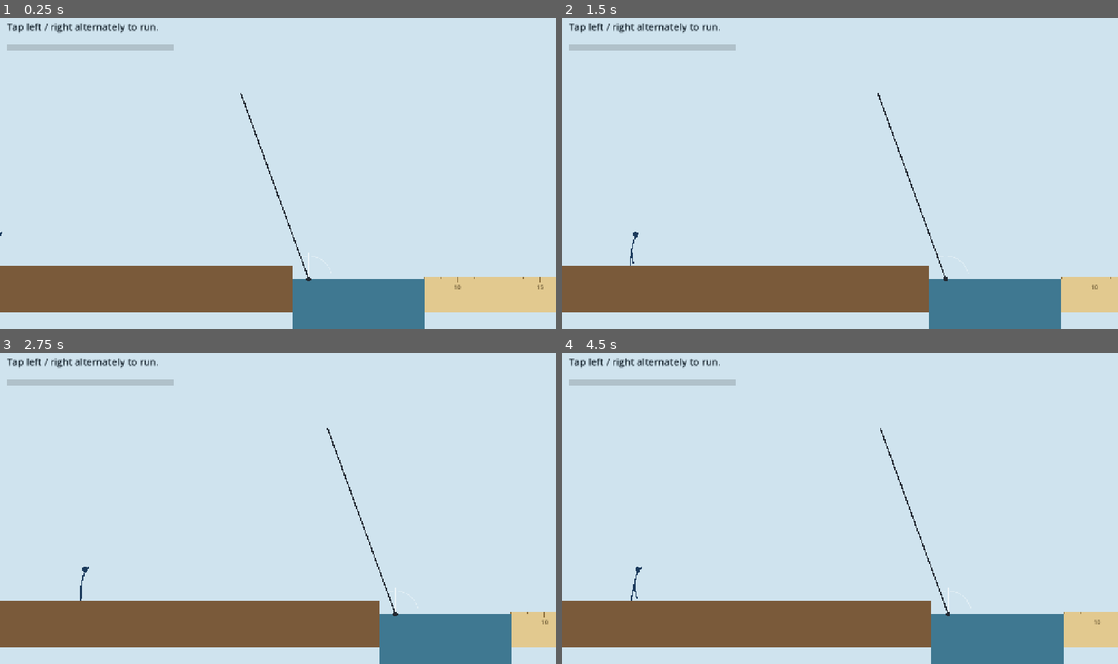
Above: before the commit, frames 1-4 (two rows, left to right).
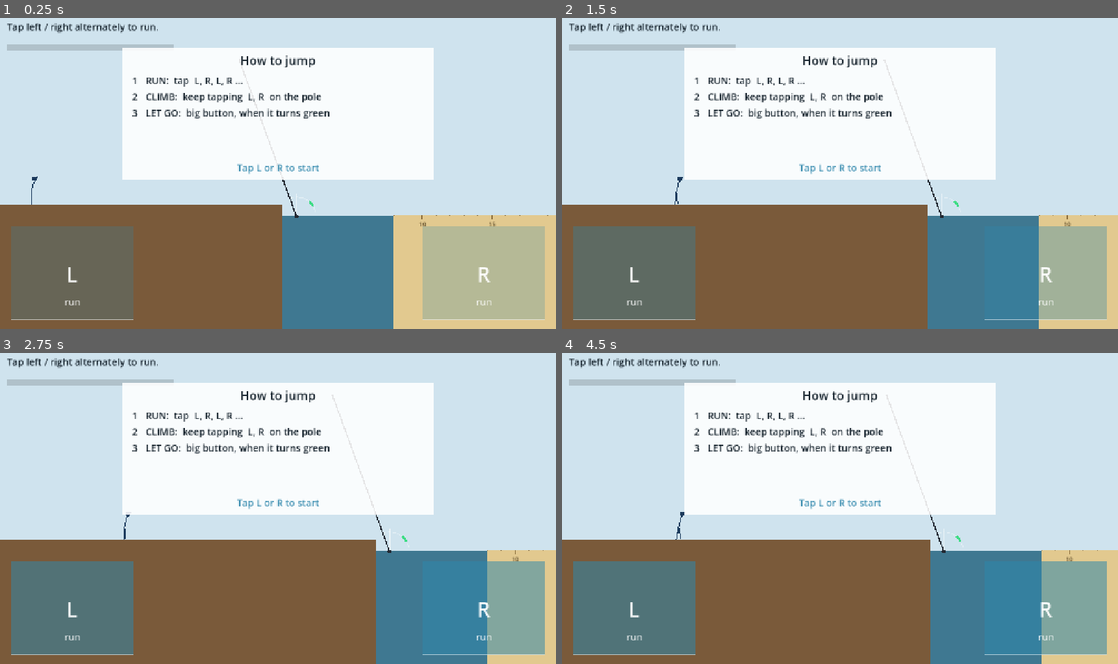
Above: after the commit, the same moments.

Repository: randaladams/fierljeppen
Game: Godot game, scene res://scenes/main.tscn
Same seed, same stepped clock (60 frames per second), same inputs: the game is played once before the commit and once after it.
Inputs (mouse positions are in pixels of both pictures, inside the frame that each line leads up to):
- Up to frame 1 (0.25 s): no input
- Up to frame 2 (1.5 s): tap Enter at 0.5 s; move the mouse to (962, 157) at 0.52 s; hold Right 0.53-1.28 s; tap R at 0.6, 1.35 s; click (962, 157) at 0.67 s; tap Space at 0.77 s; move the mouse to (728, 189) at 1.27 s; hold Left from 1.28 s (still down)
- Up to frame 3 (2.75 s): tap Space at 1.52 s; move the mouse to (333, 440) at 2.02 s; release Left at 2.03 s; hold Right from 2.03 s (still down); tap R at 2.1 s
- Up to frame 4 (4.5 s): move the mouse to (812, 570) at 2.77 s; release Right at 2.78 s; hold Up 2.78-3.53 s; tap R at 2.85, 3.6, 4.35 s; click (812, 570) at 2.92 s; tap Space at 3.02, 3.77 s; move the mouse to (1006, 555) at 3.52 s; hold Left from 3.53 s (still down); move the mouse to (673, 461) at 4.27 s

The runs differ from the first frame. In frame 1, 54% of the frame differs, in the area x 0-100%, y 9-100%; in frame 2, 52%; in frame 3, 52%; in frame 4, 52%.

Commit message:
Make the controls discoverable on a phone
- Thumb pads in the bottom corners; the hand to tap next is lit.
- Slow motion and a CLIMB! banner when the jumper grabs the pole.
- Big LET GO button between the thumbs that turns green (NOW!) in the
  release sweet spot; feedback on early / good / late timing.
- How-to card before the first run; hint when the pole was ridden down.
- Scene lifted above the thumb pads.

Co-Authored-By: Claude Opus 5.5 <noreply@anthropic.com>
Claude-Session: https://claude.ai/code/session_01MdPsbQZ7y4FoywgjyShmZR

Diff:
--- a/scripts/game.gd
+++ b/scripts/game.gd
@@ -3,11 +3,17 @@
 ## Everything is drawn with _draw() so the physics can be tuned before any art exists.
 ##
 ## Controls
-##   Touch: tap left / right half of the screen alternately to run and to climb.
-##          Tap the LET GO bar at the top to release.
+##   Touch: tap left / right half of the screen alternately to run and to climb
+##          (thumb pads in the bottom corners show which hand is next).
+##          Tap the round LET GO button, bottom centre, to release.
 ##   Keys:  Left/A and Right/D alternate, Space = start / let go, R = reset.
 
 enum State { READY, RUN, POLE, FLIGHT, RESULT }
+
+const SWEET_MIN := 0.7          # release sweet spot, pole angle past vertical (rad)
+const SWEET_MAX := 1.05
+const GRAB_SLOWMO_TIME := 0.9   # real seconds of slow motion after the grab
+const GRAB_SLOWMO_SCALE := 0.3
 
 const PHYSICS_HZ := 240.0
 const RUNWAY_LENGTH := 18.0
@@ -19,7 +25,6 @@
 const RUN_V_MIN := 2.0
 const RUN_TAP_GAIN := 0.15     # fraction of the gap to max speed per good step
 const RUN_DECAY := 0.25        # speed lost per second, as a fraction of speed
-const RELEASE_BAR := 0.2       # top fraction of the screen that means "let go"
 
 var sim := PoleSim.new()
 var state: State = State.READY
@@ -39,6 +44,10 @@
 var _accumulator := 0.0
 var _view_left := -8.0
 var _trail: PackedVector2Array = []
+var _slowmo_timer := 0.0
+var _banner := ""
+var _banner_timer := 0.0
+var _jumps := 0
 
 
 func _ready() -> void:
@@ -60,7 +69,7 @@
 func _unhandled_input(event: InputEvent) -> void:
 	if event is InputEventScreenTouch and event.pressed:
 		var size := get_viewport_rect().size
-		if state == State.POLE and event.position.y < size.y * RELEASE_BAR:
+		if state == State.POLE and _in_release_button(event.position, size):
 			_let_go()
 		else:
 			_on_hand(0 if event.position.x < size.x / 2.0 else 1)
@@ -108,9 +117,21 @@
 				reset()
 
 
-func _let_go() -> void:
+var _auto_released := false
+
+
+func _let_go(auto := false) -> void:
 	if state != State.POLE:
 		return
+	_auto_released = auto
+	if not auto:
+		if sim.theta < SWEET_MIN:
+			_banner = "Early!"
+		elif sim.theta <= SWEET_MAX:
+			_banner = "Good timing!"
+		else:
+			_banner = "A bit late"
+		_banner_timer = 1.0
 	jumper_pos = sim.hand_position()
 	jumper_vel = sim.release()
 	state = State.FLIGHT
@@ -119,7 +140,10 @@
 # -------------------------------------------------------------- physics ---
 
 func _process(delta: float) -> void:
-	_accumulator += minf(delta, 0.1)
+	var time_scale := GRAB_SLOWMO_SCALE if _slowmo_timer > 0.0 else 1.0
+	_slowmo_timer = maxf(0.0, _slowmo_timer - delta)
+	_banner_timer = maxf(0.0, _banner_timer - delta)
+	_accumulator += minf(delta, 0.1) * time_scale
 	var dt := 1.0 / PHYSICS_HZ
 	while _accumulator >= dt:
 		_tick(dt)
@@ -141,12 +165,15 @@
 				_grab_speed = run_speed
 				sim.grab(run_speed)
 				state = State.POLE
+				_slowmo_timer = GRAB_SLOWMO_TIME
+				_banner = "CLIMB!  keep tapping L · R"
+				_banner_timer = 1.4
 		State.POLE:
 			sim.step(dt)
 			if _trail.size() == 0 or _trail[-1].distance_to(sim.hand_position()) > 0.15:
 				_trail.append(sim.hand_position())
 			if sim.must_release():
-				_let_go()
+				_let_go(true)
 			elif sim.is_falling_back() and sim.theta < sim.start_lean - 0.15:
 				_finish(false, "Splash! The pole fell back.\nRun faster, or climb a little later.")
 		State.FLIGHT:
@@ -158,7 +185,8 @@
 			if feet.y <= 0.0:
 				if feet.x >= SAND_X:
 					best = maxf(best, feet.x)
-					_finish(true, "%.2f m" % feet.x)
+					var tip := "\nYou rode the pole down. Hit LET GO when it turns green." if _auto_released else ""
+					_finish(true, "%.2f m%s" % [feet.x, tip])
 				else:
 					_finish(false, "Splash! %.2f m — short of the sand.\nClimb higher before letting go." % maxf(feet.x, 0.0))
 		State.RESULT:
@@ -172,6 +200,7 @@
 	result_text = text
 	_result_timer = 0.0
 	sim.attached = false
+	_jumps += 1
 
 
 # ------------------------------------------------------------- drawing ---
@@ -182,11 +211,11 @@
 
 func _update_camera(delta: float) -> void:
 	var size := get_viewport_rect().size
-	_ppm = minf(size.x / 32.0, size.y * 0.74 / 14.0)
-	_ground_y = size.y * 0.84
-	var target := -7.0
+	_ppm = minf(size.x / 30.0, size.y * 0.58 / 13.0)
+	_ground_y = size.y * 0.64
+	var target := -10.0
 	if state == State.RUN or state == State.READY:
-		target = minf(-7.0, run_x - 5.0)
+		target = minf(-10.0, run_x - 9.0)
 	_view_left = lerpf(_view_left, target, clampf(delta * 4.0, 0.0, 1.0))
 
 
@@ -205,11 +234,11 @@
 		Vector2((SAND_X) * _ppm, size.y - water_top)), Color("#3f7891"))
 	# Jetty / runway
 	var jl := w2s(Vector2(-RUNWAY_LENGTH - 30.0, JETTY_HEIGHT))
-	var jr := w2s(Vector2(0, -2.0))
+	var jr := w2s(Vector2(0, -40.0))
 	draw_rect(Rect2(jl, jr - jl), Color("#7a5a3a"))
 	# Sand bed with distance marks
 	var sl := w2s(Vector2(SAND_X, 0.15))
-	var sr := w2s(Vector2(SAND_END + 20.0, -2.0))
+	var sr := w2s(Vector2(SAND_END + 20.0, -40.0))
 	draw_rect(Rect2(sl, sr - sl), Color("#e2c98f"))
 	for m in range(int(SAND_X), int(SAND_END) + 1):
 		var top := w2s(Vector2(m, 0.15))
@@ -225,6 +254,7 @@
 	# Training overlay: pole angle arc at the base
 	var base := w2s(sim.base_position())
 	draw_arc(base, 1.4 * _ppm, -PI / 2.0 + sim.start_lean, -PI / 2.0 + 1.35, 32, Color(1, 1, 1, 0.35), 2.0)
+	draw_arc(base, 1.4 * _ppm, -PI / 2.0 + SWEET_MIN, -PI / 2.0 + SWEET_MAX, 16, Color("#3ddc84"), 5.0)
 	draw_line(base, base - Vector2(0, 1.6 * _ppm), Color(1, 1, 1, 0.6), 1.5)
 
 	# Trail
@@ -307,10 +337,17 @@
 		draw_rect(bar, Color(0, 0, 0, 0.15))
 		draw_rect(Rect2(bar.position, Vector2(bar.size.x * run_speed / RUN_V_MAX, bar.size.y)), Color("#2e86ab"))
 
+	if state in [State.READY, State.RUN, State.POLE]:
+		_draw_thumb_pads(size, font, fs)
 	if state == State.POLE:
-		var r := Rect2(Vector2(size.x * 0.3, 0), Vector2(size.x * 0.4, size.y * RELEASE_BAR * 0.6))
-		draw_rect(r, Color(0.9, 0.35, 0.2, 0.25))
-		draw_string(font, r.position + Vector2(0, r.size.y * 0.65), "LET GO", HORIZONTAL_ALIGNMENT_CENTER, r.size.x, fs, Color("#a33a1a"))
+		_draw_release_button(size, font, fs)
+	if state == State.READY:
+		_draw_how_to(size, font, fs)
+
+	if _banner_timer > 0.0:
+		var a := clampf(_banner_timer / 0.3, 0.0, 1.0)
+		draw_string(font, Vector2(0, size.y * 0.3), _banner, HORIZONTAL_ALIGNMENT_CENTER, size.x,
+			int(fs * 1.8), Color(0.08, 0.13, 0.17, a))
 
 	if _fumble_flash > 0.0:
 		draw_string(font, Vector2(0, size.y * 0.45), "fumble!", HORIZONTAL_ALIGNMENT_CENTER, size.x, fs, Color(0.75, 0.1, 0.1, _fumble_flash / 0.3))
@@ -325,3 +362,88 @@
 			yy += (big if i == 0 else fs) + 10
 		if _result_timer > 0.6:
 			draw_string(font, Vector2(0, yy + 10), "tap to jump again", HORIZONTAL_ALIGNMENT_CENTER, size.x, fs, ink)
+
+
+# ------------------------------------------------------------ controls ---
+
+func _pad_rect(size: Vector2, hand: int) -> Rect2:
+	var w := size.x * 0.22
+	var h := size.y * 0.3
+	var x := size.x * 0.02 if hand == 0 else size.x * 0.98 - w
+	return Rect2(Vector2(x, size.y * 0.97 - h), Vector2(w, h))
+
+
+func _release_center(size: Vector2) -> Vector2:
+	return Vector2(size.x / 2.0, size.y * 0.8)
+
+
+func _release_radius(size: Vector2) -> float:
+	return size.y * 0.14
+
+
+func _in_release_button(pos: Vector2, size: Vector2) -> bool:
+	# Generous hit area: anywhere in the middle third of the lower half.
+	return pos.distance_to(_release_center(size)) < _release_radius(size) * 1.4 \
+		or (pos.y > size.y * 0.5 and absf(pos.x - size.x / 2.0) < size.x / 6.0)
+
+
+func _next_hand() -> int:
+	match state:
+		State.RUN:
+			return 1 - _last_run_hand
+		State.POLE:
+			return -1 if sim.last_hand() < 0 else 1 - sim.last_hand()
+	return -1
+
+
+func _draw_thumb_pads(size: Vector2, font: Font, fs: int) -> void:
+	var next := _next_hand()
+	var pulse := 0.5 + 0.5 * sin(Time.get_ticks_msec() / 90.0)
+	for hand in [0, 1]:
+		var r := _pad_rect(size, hand)
+		var lit: bool = next == -1 or next == hand
+		var fill := Color(0.18, 0.53, 0.67, 0.25 + 0.3 * pulse) if lit else Color(1, 1, 1, 0.12)
+		draw_rect(r, fill)
+		draw_rect(r, Color(1, 1, 1, 0.6 if lit else 0.25), false, 2.0)
+		var label := "L" if hand == 0 else "R"
+		draw_string(font, r.position + Vector2(0, r.size.y * 0.6), label, HORIZONTAL_ALIGNMENT_CENTER,
+			r.size.x, int(fs * 2.2), Color(1, 1, 1, 0.95 if lit else 0.45))
+		var verb := "run" if state != State.POLE else "climb"
+		draw_string(font, r.position + Vector2(0, r.size.y * 0.85), verb, HORIZONTAL_ALIGNMENT_CENTER,
+			r.size.x, fs, Color(1, 1, 1, 0.8 if lit else 0.4))
+
+
+func _draw_release_button(size: Vector2, font: Font, fs: int) -> void:
+	var c := _release_center(size)
+	var r := _release_radius(size)
+	var col := Color("#d9822b")
+	var label := "LET GO"
+	if sim.theta >= SWEET_MIN and sim.theta <= SWEET_MAX:
+		col = Color("#2fbf71")
+		label = "NOW!"
+		r *= 1.0 + 0.08 * sin(Time.get_ticks_msec() / 60.0)
+	elif sim.theta < SWEET_MIN:
+		col = Color(0.85, 0.5, 0.17, 0.55)
+	draw_circle(c, r, col)
+	draw_arc(c, r, 0, TAU, 48, Color(1, 1, 1, 0.9), 3.0)
+	draw_string(font, c + Vector2(-r, fs * 0.35), label, HORIZONTAL_ALIGNMENT_CENTER, r * 2.0, fs, Color.WHITE)
+
+
+func _draw_how_to(size: Vector2, font: Font, fs: int) -> void:
+	var w := size.x * 0.56
+	var h := size.y * 0.42
+	var r := Rect2(Vector2((size.x - w) / 2.0, size.y * 0.1), Vector2(w, h))
+	draw_rect(r, Color(1, 1, 1, 0.88))
+	var ink := Color("#14212b")
+	var steps := [
+		"1   RUN:  tap  L, R, L, R ...",
+		"2   CLIMB:  keep tapping  L, R  on the pole",
+		"3   LET GO:  big button, when it turns green",
+	]
+	var y := r.position.y + fs * 1.8
+	draw_string(font, Vector2(r.position.x, y), "How to jump", HORIZONTAL_ALIGNMENT_CENTER, w, int(fs * 1.3), ink)
+	y += fs * 2.0
+	for s in steps:
+		draw_string(font, Vector2(r.position.x + fs, y), s, HORIZONTAL_ALIGNMENT_LEFT, w - fs * 2, fs, ink)
+		y += fs * 1.7
+	draw_string(font, Vector2(r.position.x, r.end.y - fs * 0.8), "Tap L or R to start", HORIZONTAL_ALIGNMENT_CENTER, w, fs, Color("#2e86ab"))
--- a/scripts/pole_sim.gd
+++ b/scripts/pole_sim.gd
@@ -65,6 +65,11 @@
 func grab(run_speed: float) -> void:
 	attached = true
 	omega = grab_efficiency * jumper_mass * s * run_speed * cos(theta) / inertia()
+
+
+## The hand used for the previous stroke (-1 before the first one).
+func last_hand() -> int:
+	return _last_hand
 
 
 ## A climbing tap. Hands must alternate (0 = left, 1 = right).
--- a/tools/capture.gd
+++ b/tools/capture.gd
@@ -6,7 +6,7 @@
 var game: Node
 var frame := 0
 var hand := 0
-var shots := {40: "run", 150: "grab", 200: "climb", 255: "top", 290: "flight", 420: "result"}
+var shots := {3: "ready", 60: "run", 160: "grab", 230: "climb", 300: "top", 470: "result"}
 
 
 func _initialize() -> void:
@@ -28,4 +28,4 @@
 		var path := "user://captures/%03d_%s.png" % [frame, shots[frame]]
 		img.save_png(path)
 		print("saved ", ProjectSettings.globalize_path(path), "  state=", game.state)
-	return frame > 430
+	return frame > 480
